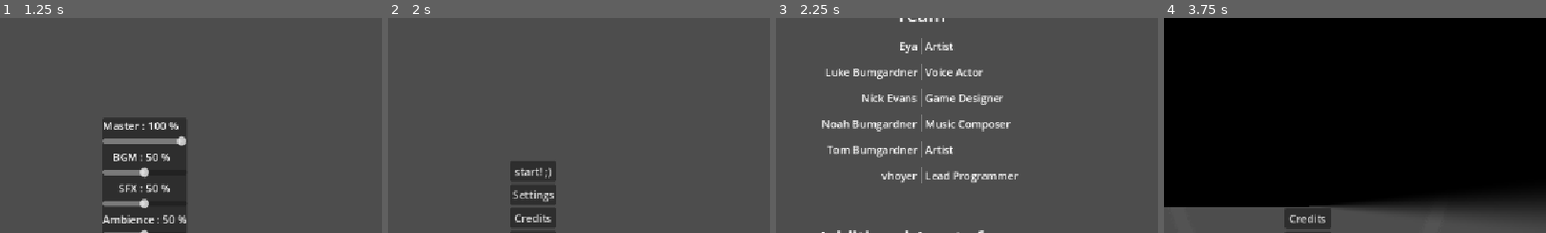
Above: before the commit, frames 1-4 (left to right).
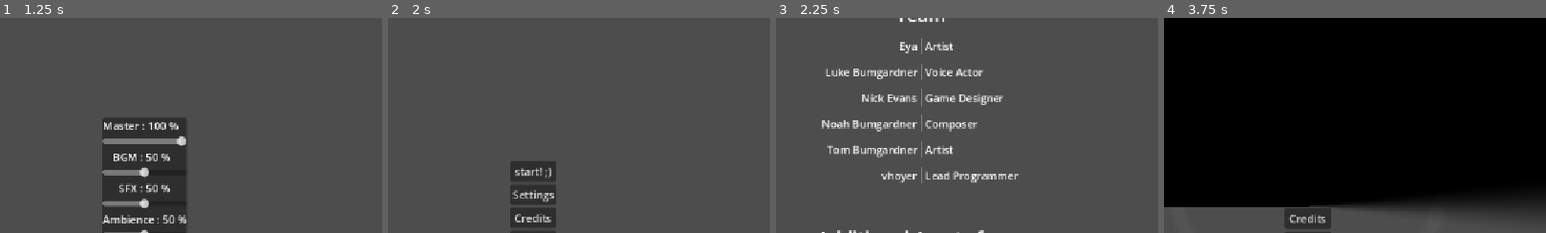
Above: after the commit, the same moments.

Repository: vhoyer/ludum_dare_60
Game: Godot game, scene res://stages/main_menu/main_menu.tscn
The game is run twice, just before and just after one commit, with the same random seed, the same clock (stepped at 60 frames per second) and the same inputs.
Inputs:
- Up to frame 1 (1.25 s): click "Settings" at 0.5 s
- Up to frame 2 (2 s): click "Back" at 1.25 s
- Up to frame 3 (2.25 s): click "Credits" at 2 s
- Up to frame 4 (3.75 s): click "Back" at 2.75 s; click "start! ,)" at 3.5 s
The pictures show only the part of the screen within x 31-81%, y 6-56%; the shares and areas given below are measured in that part.

Frames 1-2 are identical in both runs. In frame 3, 0.6% of the frame differs, in the area x 39-62%, y 47-53%; in frame 4, nothing differs.

Commit message:
Simplify Credits for Noah

Diff:
--- a/stages/credits/credits.tscn
+++ b/stages/credits/credits.tscn
@@ -142,7 +142,7 @@
 
 [node name="Label" type="Label" parent="VBoxContainer/ScrollContainer/ScrollingMargin/VBoxContainer/TeamSection/TeamMember4/Roles" unique_id=1887226698]
 layout_mode = 2
-text = "Music Composer"
+text = "Composer"
 
 [node name="TeamMember5" type="HBoxContainer" parent="VBoxContainer/ScrollContainer/ScrollingMargin/VBoxContainer/TeamSection" unique_id=401644792]
 layout_mode = 2
